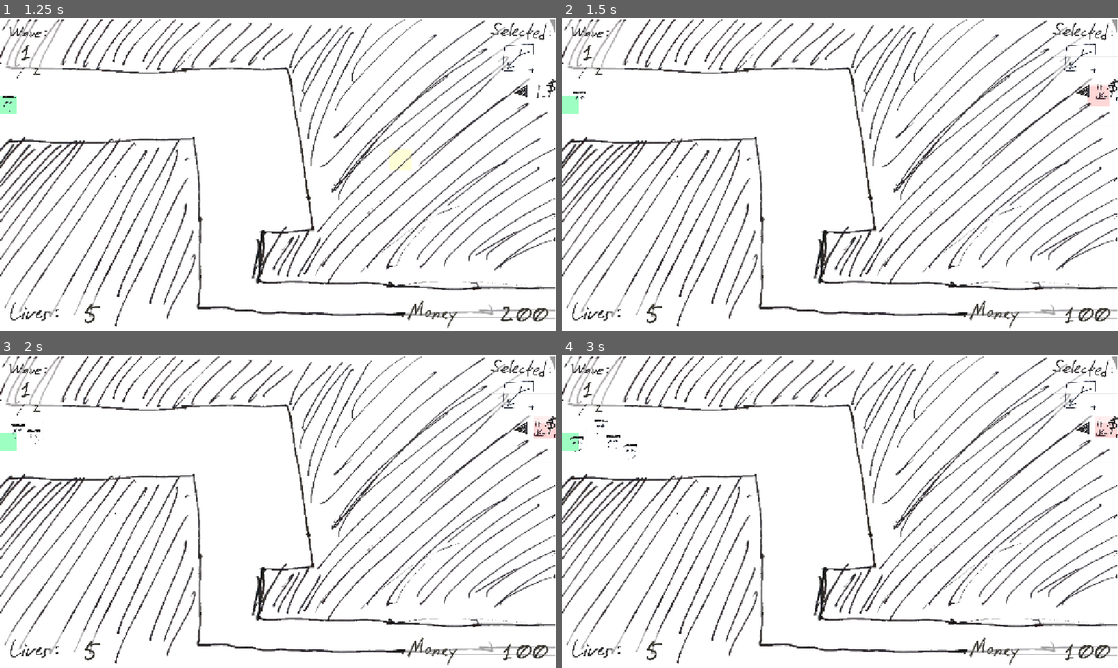
Above: before the commit, frames 1-4 (two rows, left to right).
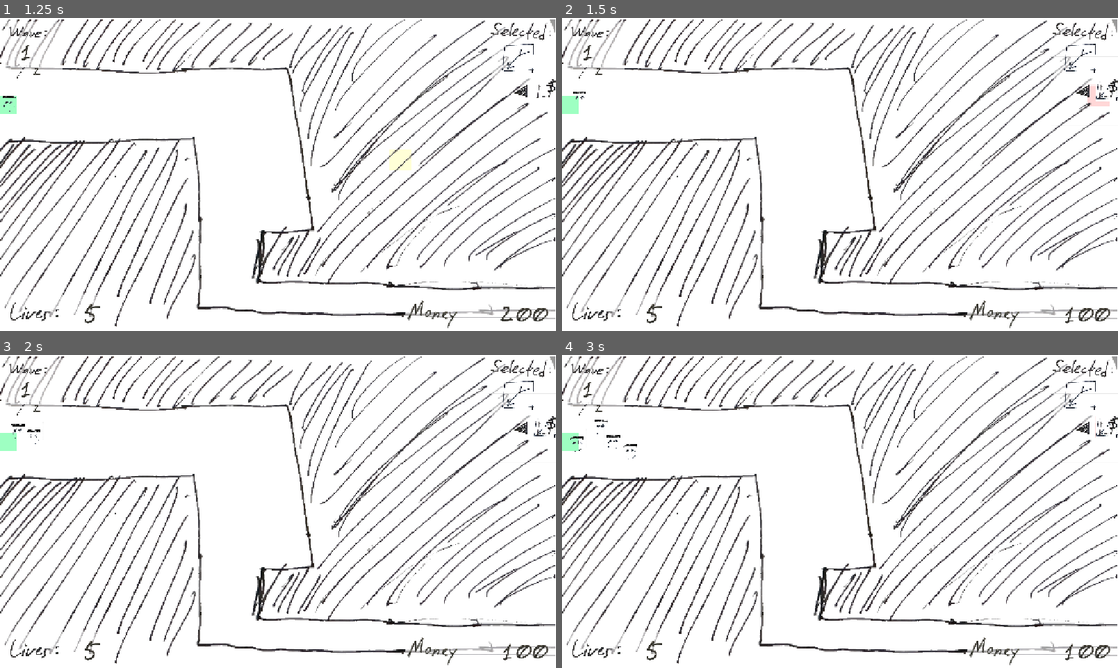
Above: after the commit, the same moments.

Repository: OzuYatamutsu/notebook-tower-defense
Game: Godot game, scene res://levels/StartScreen.tscn
The game is run twice, just before and just after one commit, with the same random seed, the same clock (stepped at 60 frames per second) and the same inputs.
Inputs (mouse positions are in pixels of both pictures, inside the frame that each line leads up to):
- Up to frame 1 (1.25 s): move the mouse to (400, 158) at 0.52 s; click (400, 158) at 0.67 s
- Up to frame 2 (1.5 s): click (1106, 89) at 1.25 s
- Up to frame 3 (2 s): no input
- Up to frame 4 (3 s): click (1084, 426) at 2 s; click (1106, 426) at 2.75 s

Frame 1 is identical in both runs. In frame 2, 0.1% of the frame differs, in the area x 96-99%, y 21-27%; in frame 3, 0.2%, in the area x 96-100%, y 21-27%; in frame 4, 0.2%.

Commit message:
Fix tower bg issue

Diff:
--- a/mobs/Basic.tscn
+++ b/mobs/Basic.tscn
@@ -13,6 +13,7 @@
 script = ExtResource("1_gq4ol")
 
 [node name="Sprite" type="Sprite2D" parent="."]
+z_index = 1
 texture = ExtResource("1_0bt6k")
 
 [node name="Hitbox" type="CollisionShape2D" parent="."]
--- a/towers/BulletTower.tscn
+++ b/towers/BulletTower.tscn
@@ -6,12 +6,27 @@
 [sub_resource type="RectangleShape2D" id="RectangleShape2D_xr7tm"]
 size = Vector2(517, 461)
 
-[node name="ArrowTower" type="Area2D"]
+[node name="BulletTower" type="Area2D"]
 collision_mask = 3
 script = ExtResource("1_fa7qg")
 
 [node name="Sprite" type="Sprite2D" parent="."]
+z_index = 2
+z_as_relative = false
 texture = ExtResource("2_g3ayy")
+
+[node name="Bg" type="ColorRect" parent="Sprite"]
+z_index = 1
+z_as_relative = false
+anchors_preset = 15
+anchor_right = 1.0
+anchor_bottom = 1.0
+offset_left = -250.0
+offset_top = -250.0
+offset_right = -250.0
+offset_bottom = -250.0
+grow_horizontal = 2
+grow_vertical = 2
 
 [node name="BuildRadius" type="CollisionShape2D" parent="."]
 visible = false
